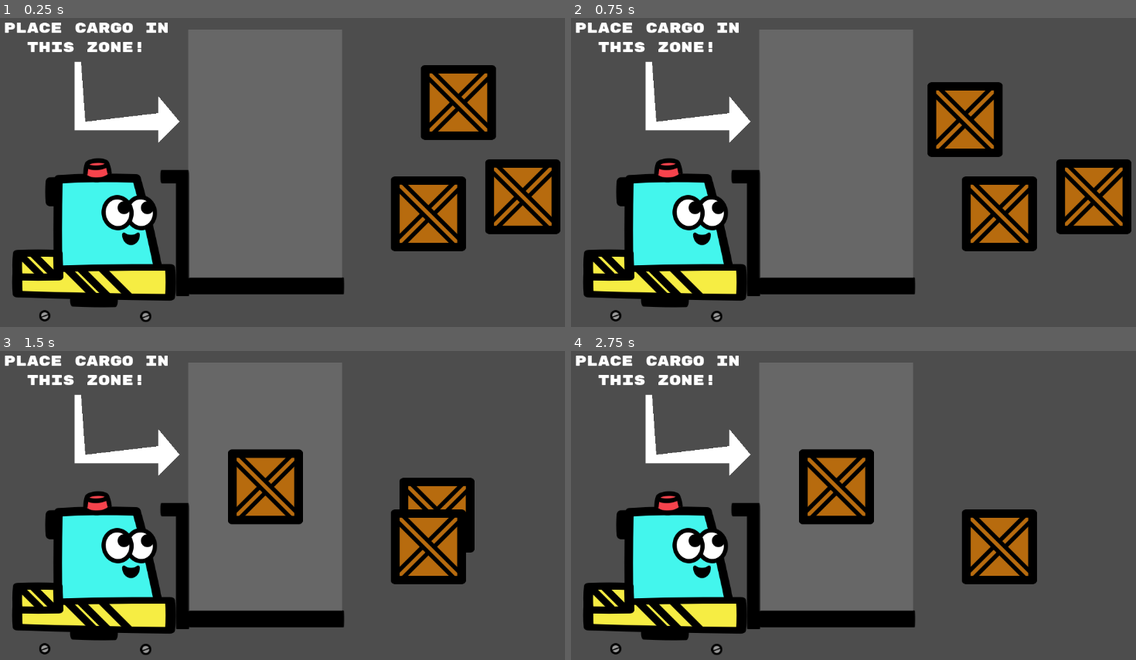
Above: before the commit, frames 1-4 (two rows, left to right).
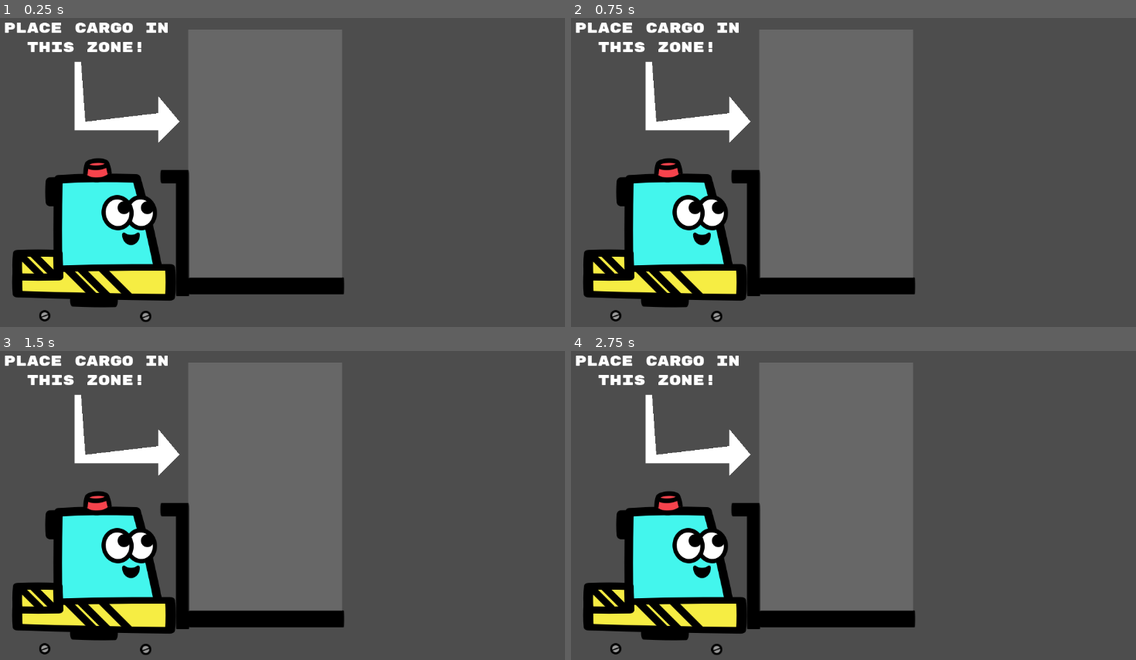
Above: after the commit, the same moments.

Repository: CourtlandCrouchet/OneTrip
Game: Godot game, scene res://Scenes/stacking.tscn
Two runs of this game, one before a commit and one after it. Both use one fixed random seed, a clock stepped at 60 frames per second and the inputs below. This scene is started directly instead of the project's main scene.
Inputs (mouse positions are in pixels of both pictures, inside the frame that each line leads up to):
- Up to frame 1 (0.25 s): no input
- Up to frame 2 (0.75 s): tap Enter at 0.5 s; drag from (1028, 101) to (836, 153) at 0.52 s
- Up to frame 3 (1.5 s): tap P (reset_level) at 1.25 s; drag from (525, 530) to (265, 486) at 1.27 s
- Up to frame 4 (2.75 s): tap P (reset_level) at 2 s; move the mouse to (1000, 545) at 2.02 s; hold Right (move_right) from 2.03 s (still down); click (1000, 545) at 2.17 s

The runs differ from the first frame. In frame 1, 9.7% of the frame differs, in the area x 69-100%, y 15-76%; in frame 2, 9.7%; in frame 3, 8.0%; in frame 4, 6.5%.

Commit message:
level management works

Diff:
--- /dev/null
+++ b/Scenes/LevelManager.tscn
@@ -0,0 +1,6 @@
+[gd_scene load_steps=2 format=3 uid="uid://bpvo1qg1if1lv"]
+
+[ext_resource type="Script" path="res://Scenes/level_manager.gd" id="1_gu6pd"]
+
+[node name="LevelManager" type="Node2D"]
+script = ExtResource("1_gu6pd")
--- a/Scenes/level_manager.gd
+++ b/Scenes/level_manager.gd
@@ -3,22 +3,64 @@
 var hacky_position_scaler = .125
 var cargo_locations: Array[Vector2]
 
+var box_scene = preload("res://Scenes/StackableItems/box.tscn")
+
+var current_level = "LevelOne"
+
+var level_cargo_sets = {
+	"LevelOne": [box_scene, box_scene, box_scene],
+}
+
 # Called when the node enters the scene tree for the first time.
 func _ready() -> void:
-	pass # Replace with function body.
+	load_level_stacking("LevelOne")
 
 
 # Called every frame. 'delta' is the elapsed time since the previous frame.
 func _process(delta: float) -> void:
 	pass
 
+func load_level_stacking(level_name: String):
+	print("Loading Level: ", level_name)
+	if get_child_count() > 0 and get_children()[0].name == "Level":
+		$Stacking.free
+		remove_child($Level)
+
+	var stacking_scene = load("res://Scenes/stacking.tscn")
+	var stacking_instance = stacking_scene.instantiate()
+	add_child(stacking_instance)
+
+	var potential_item_spawns = $Stacking/Items.get_children()
+
+	var i = 0
+	for item in level_cargo_sets[level_name]:
+		var item_instance = item.instantiate()
+		potential_item_spawns[i].add_child(item_instance)
+		item_instance.position = potential_item_spawns[i].position
+		i += 1
+
+	# remove spawn location markers
+	for marker in $Stacking/Items.get_children():
+		if marker.get_child_count() > 0:
+			var item = marker.get_children()[0]
+			print(item)
+			marker.remove_child(item)
+			marker.get_parent().add_child(item)
+		$Stacking/Items.remove_child(marker)
+		marker.free
+
+	$Stacking.set_up_items()
+
+	$Stacking/StartButton.connect("button_up", _on_start_button_button_up)
 
 func _on_start_button_button_up() -> void:
+	print("pressed go button!")
 	# get the cargo locations
 	for child in $Stacking/Items.get_children():
 		cargo_locations.append(child.position)
 
 	# swap out the scenes
+	$Stacking.free
 	remove_child($Stacking)
 	var level_one = load("res://Scenes/main.tscn")
 	var level_instance = level_one.instantiate()
--- a/Scenes/stacking.gd
+++ b/Scenes/stacking.gd
@@ -7,8 +7,14 @@
 
 # Called when the node enters the scene tree for the first time.
 func _ready() -> void:
+	pass
+
+func set_up_items():
+	print("setting up items")
 	total_item_count = $Items.get_child_count()
+	print("total item count: ", total_item_count)
 	for child in $Items.get_children():
+		print(child.position)
 		child.connect("increase_overlaps", _box_overlap)
 		child.connect("decrease_overlaps", _box_not_overlap)
 
--- a/Scenes/stacking.tscn
+++ b/Scenes/stacking.tscn
@@ -1,13 +1,11 @@
-[gd_scene load_steps=12 format=3 uid="uid://yhey08vlerh"]
+[gd_scene load_steps=10 format=3 uid="uid://yhey08vlerh"]
 
-[ext_resource type="Script" path="res://Scenes/level_manager.gd" id="1_00l62"]
 [ext_resource type="Texture2D" uid="uid://d11wyl38w6tef" path="res://Sprites/Default.svg" id="1_34umx"]
 [ext_resource type="Script" path="res://Scenes/stacking.gd" id="1_vrwum"]
 [ext_resource type="Texture2D" uid="uid://3rbp3n36ucx6" path="res://Sprites/slice4.svg" id="2_bgq2l"]
 [ext_resource type="Texture2D" uid="uid://dbfkn3y6oj0ts" path="res://Sprites/slice1.svg" id="3_r7rb3"]
 [ext_resource type="LabelSettings" uid="uid://c3oujy4okpq24" path="res://Scenes/StackableItems/WhiteText.tres" id="5_guhdh"]
 [ext_resource type="LabelSettings" uid="uid://dmsdcl2ojmwvq" path="res://Scenes/StackableItems/RedText.tres" id="6_4m0nt"]
-[ext_resource type="PackedScene" uid="uid://dltn48y8f0ucr" path="res://Scenes/StackableItems/box.tscn" id="6_gf1jr"]
 [ext_resource type="FontFile" uid="uid://cuq5ou13j84cx" path="res://Fonts/RubikMonoOne-Regular.ttf" id="8_jdrxu"]
 
 [sub_resource type="RectangleShape2D" id="RectangleShape2D_sf5wp"]
@@ -17,13 +15,10 @@
 font = ExtResource("8_jdrxu")
 font_size = 36
 
-[node name="LevelManager" type="Node2D"]
-script = ExtResource("1_00l62")
-
-[node name="Stacking" type="Node2D" parent="."]
+[node name="Stacking" type="Node2D"]
 script = ExtResource("1_vrwum")
 
-[node name="OverlapWarning" type="Label" parent="Stacking"]
+[node name="OverlapWarning" type="Label" parent="."]
 visible = false
 offset_left = 120.0
 offset_top = -176.0
@@ -35,30 +30,30 @@
 vertical_alignment = 1
 autowrap_mode = 3
 
-[node name="Character" type="Node2D" parent="Stacking"]
+[node name="Character" type="Node2D" parent="."]
 position = Vector2(32, -20)
 
-[node name="Default" type="Sprite2D" parent="Stacking/Character"]
+[node name="Default" type="Sprite2D" parent="Character"]
 position = Vector2(-368, 144)
 texture = ExtResource("1_34umx")
 
-[node name="Slice4" type="Sprite2D" parent="Stacking/Character"]
+[node name="Slice4" type="Sprite2D" parent="Character"]
 position = Vector2(-72, 144)
 scale = Vector2(1.06448, 1)
 texture = ExtResource("2_bgq2l")
 
-[node name="Slice1" type="Sprite2D" parent="Stacking/Character"]
+[node name="Slice1" type="Sprite2D" parent="Character"]
 position = Vector2(-271.153, 299.764)
 texture = ExtResource("3_r7rb3")
 
-[node name="Slice2" type="Sprite2D" parent="Stacking/Character"]
+[node name="Slice2" type="Sprite2D" parent="Character"]
 position = Vector2(-459.764, 298.542)
 texture = ExtResource("3_r7rb3")
 
-[node name="StackZone" type="Area2D" parent="Stacking"]
+[node name="StackZone" type="Area2D" parent="."]
 position = Vector2(32, -20)
 
-[node name="Label" type="Label" parent="Stacking/StackZone"]
+[node name="Label" type="Label" parent="StackZone"]
 offset_left = -552.0
 offset_top = -320.0
 offset_right = -212.0
@@ -69,43 +64,52 @@
 vertical_alignment = 1
 autowrap_mode = 3
 
-[node name="Zone" type="Polygon2D" parent="Stacking/StackZone"]
+[node name="Zone" type="Polygon2D" parent="StackZone"]
 position = Vector2(-76.0561, 20)
 scale = Vector2(0.762789, 1)
 color = Color(1, 1, 1, 0.14902)
 polygon = PackedVector2Array(-152, -256, 224, -256, 224, 208, -152, 208)
 
-[node name="Arrow" type="Polygon2D" parent="Stacking/StackZone"]
+[node name="Arrow" type="Polygon2D" parent="StackZone"]
 position = Vector2(-304, 248)
 scale = Vector2(0.833333, 1)
 polygon = PackedVector2Array(-120, -424, -120, -296, 67.2, -296, 67.2, -272, 115.2, -312, 67.2, -360, 67.2, -328, -96, -312, -105.6, -424)
 
-[node name="CollisionShape2D" type="CollisionShape2D" parent="Stacking/StackZone"]
+[node name="CollisionShape2D" type="CollisionShape2D" parent="StackZone"]
 position = Vector2(-48, -4)
 shape = SubResource("RectangleShape2D_sf5wp")
 
-[node name="Items" type="Node2D" parent="Stacking"]
+[node name="Items" type="Node2D" parent="."]
 position = Vector2(-24, 224)
 
-[node name="Box" parent="Stacking/Items" instance=ExtResource("6_gf1jr")]
-position = Vector2(368, -344)
+[node name="Location1" type="Marker2D" parent="Items"]
+position = Vector2(282, -414)
 
-[node name="Box2" parent="Stacking/Items" instance=ExtResource("6_gf1jr")]
-position = Vector2(488, -168)
+[node name="Location2" type="Marker2D" parent="Items"]
+position = Vector2(474, -414)
 
-[node name="Box3" parent="Stacking/Items" instance=ExtResource("6_gf1jr")]
-position = Vector2(312, -136)
+[node name="Location3" type="Marker2D" parent="Items"]
+position = Vector2(282, -222)
 
-[node name="Camera2D" type="Camera2D" parent="Stacking"]
+[node name="Location4" type="Marker2D" parent="Items"]
+position = Vector2(474, -222)
 
-[node name="StartButton" type="Button" parent="Stacking"]
+[node name="Location5" type="Marker2D" parent="Items"]
+position = Vector2(282, -30)
+
+[node name="Location6" type="Marker2D" parent="Items"]
+position = Vector2(474, -30)
+
+[node name="Camera2D" type="Camera2D" parent="."]
+
+[node name="StartButton" type="Button" parent="."]
 visible = false
 offset_left = 226.0
 offset_top = -96.0
 offset_right = 482.0
 offset_bottom = 32.0
 
-[node name="Label" type="Label" parent="Stacking/StartButton"]
+[node name="Label" type="Label" parent="StartButton"]
 layout_mode = 0
 offset_right = 254.0
 offset_bottom = 128.0
@@ -114,6 +118,5 @@
 horizontal_alignment = 1
 vertical_alignment = 1
 
-[connection signal="area_entered" from="Stacking/StackZone" to="Stacking" method="_on_stack_zone_area_entered"]
-[connection signal="area_exited" from="Stacking/StackZone" to="Stacking" method="_on_stack_zone_area_exited"]
-[connection signal="button_up" from="Stacking/StartButton" to="." method="_on_start_button_button_up"]
+[connection signal="area_entered" from="StackZone" to="." method="_on_stack_zone_area_entered"]
+[connection signal="area_exited" from="StackZone" to="." method="_on_stack_zone_area_exited"]
